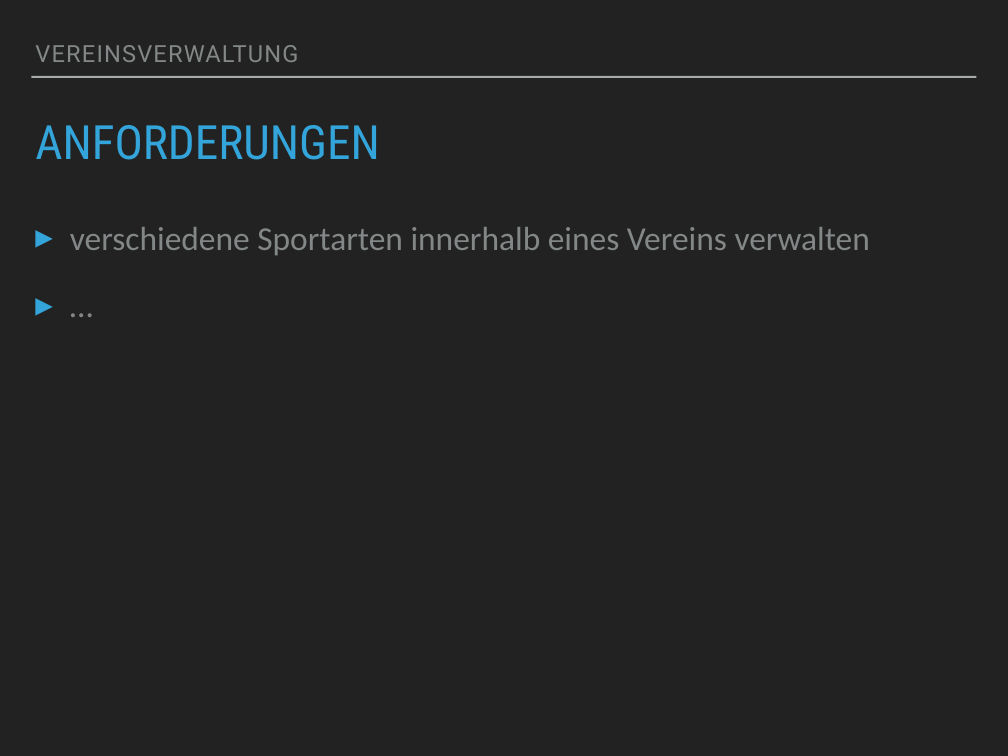
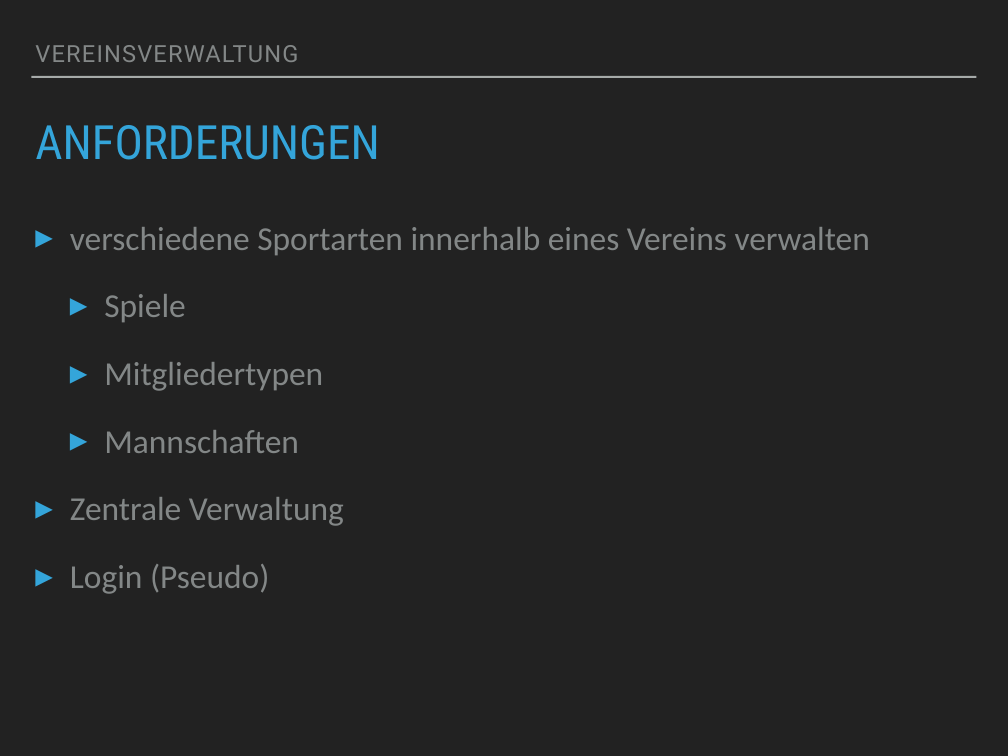
Before and after one commit to MrSnack/Vereinsverwaltung, a slide deck: slide 3 of Vereinsverwaltung.pptx. Drawn at 1008x756 pixels with LibreOffice and Linux fonts; fonts in the diff are those of the drawing. Boxes give left, top, right and bottom in pixels: in the first picture for what was removed or moved away, otherwise in the second. Text is boxed around its words. In the diff, an @@ line names an element or a change of style, - is before the commit and + after.

```diff
--- a/Vereinsverwaltung.pptx
+++ b/Vereinsverwaltung.pptx
@@ text at (70, 294, 344, 594): text changed @@
-▸ …
+  ▸ Spiele
+  ▸ Mitgliedertypen
+  ▸ Mannschaften
+▸ Zentrale Verwaltung
+▸ Login (Pseudo)
```
Also in this commit, not shown: 2 other slides changed.
